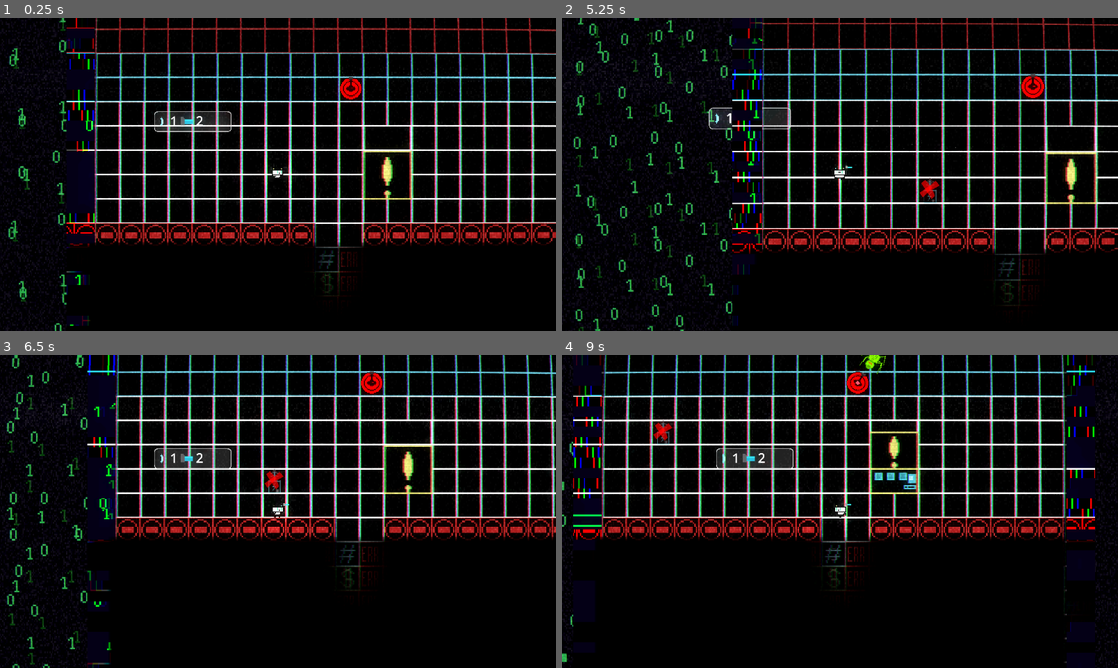
Above: before the commit, frames 1-4 (two rows, left to right).
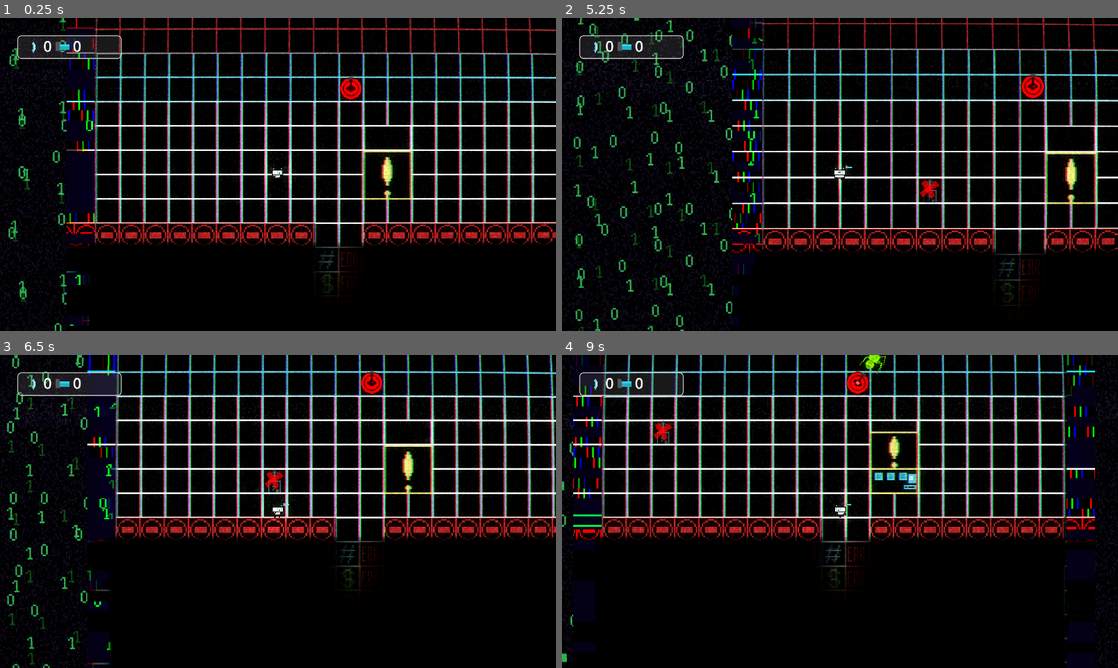
Above: after the commit, the same moments.

Repository: LexMalch/DebagerNew
Game: Godot game, scene res://scene/main/main.tscn
Same seed, same stepped clock (60 frames per second), same inputs: the game is played once before the commit and once after it.
Inputs (mouse positions are in pixels of both pictures, inside the frame that each line leads up to):
- Up to frame 1 (0.25 s): no input
- Up to frame 2 (5.25 s): move the mouse to (962, 158) at 0.52 s; hold D (right) 0.53-1.28 s; hold 3 (build_mode) 0.53-1.28 s; move the mouse to (728, 190) at 1.27 s; hold S (down) 1.28-2.03 s; tap 1 (dig_mode) at 1.35 s; move the mouse to (895, 105) at 2.02 s; hold D (right) 2.03-2.78 s; tap E (interact) at 2.1 s; move the mouse to (812, 237) at 2.77 s; hold W (up) 2.78-3.53 s; click (812, 237) at 2.85 s; move the mouse to (1006, 221) at 3.52 s; hold Right mouse button (rmb) 3.53-4.28 s; hold A (left) 3.53-5.03 s; move the mouse to (673, 127) at 4.27 s; tap Q (switch) at 4.35 s; move the mouse to (867, 174) at 5.02 s; hold S (down) from 5.03 s (still down); tap Mouse wheel up (zoom_in) at 5.1 s
- Up to frame 3 (6.5 s): move the mouse to (194, 433) at 5.77 s; release S (down) at 5.78 s; hold D (right) from 5.78 s (still down); tap Mouse wheel down (zoom_out) at 5.85 s
- Up to frame 4 (9 s): move the mouse to (962, 495) at 6.52 s; release D (right) at 6.53 s; hold W (up) 6.53-7.28 s; hold 3 (build_mode) 6.53-7.28 s; move the mouse to (728, 527) at 7.27 s; hold D (right) 7.28-8.03 s; tap 1 (dig_mode) at 7.35 s; move the mouse to (895, 442) at 8.02 s; hold S (down) 8.03-8.78 s; tap E (interact) at 8.1 s; move the mouse to (812, 574) at 8.77 s; hold A (left) from 8.78 s (still down); click (812, 574) at 8.85 s

The runs differ from the first frame. In frame 1, 1.9% of the frame differs, in the area x 3-42%, y 5-37%; in frame 2, 1.7%; in frame 3, 2.0%; in frame 4, 2.1%.

Commit message:
hfgop[hi

Diff:
--- a/scene/main/main.tscn
+++ b/scene/main/main.tscn
@@ -7,6 +7,7 @@
 [ext_resource type="PackedScene" uid="uid://bhxix5rdtca7p" path="res://scene/player/player.tscn" id="4_b8g54"]
 [ext_resource type="PackedScene" uid="uid://b4prfxi5j7xur" path="res://scene/generator/generator.tscn" id="4_qtsyf"]
 [ext_resource type="Texture2D" uid="uid://dqpcj1awtuhy4" path="res://art/pics/Sprite-0005.png" id="7_b8g54"]
+[ext_resource type="PackedScene" uid="uid://cen4qa4twrnf8" path="res://scene/ui/control.tscn" id="7_n5o2v"]
 [ext_resource type="Texture2D" uid="uid://cl4p6eyl5u1hh" path="res://art/pics/0.png" id="8_onf7c"]
 [ext_resource type="Shader" uid="uid://c4csolk8a1q6q" path="res://scene/main/tv.gdshader" id="10_pidc3"]
 [ext_resource type="Script" uid="uid://cpdj22x03gbfw" path="res://scene/main/spawner.gd" id="11_36wa8"]
@@ -359,6 +360,10 @@
 stream = ExtResource("4_36wa8")
 volume_db = -30.946
 
+[node name="CanvasLayer" type="CanvasLayer" parent="Player"]
+
+[node name="Control" parent="Player/CanvasLayer" instance=ExtResource("7_n5o2v")]
+
 [node name="Generator" parent="." instance=ExtResource("4_qtsyf")]
 unique_name_in_owner = true
 position = Vector2(400, 65)
--- a/scene/player/player.tscn
+++ b/scene/player/player.tscn
@@ -26,7 +26,6 @@
 [ext_resource type="Texture2D" uid="uid://ctaghglah3b3a" path="res://art/player_sorite/player_up7.png" id="24_vl8ci"]
 [ext_resource type="Texture2D" uid="uid://bxxn0uffljwxv" path="res://art/player_sorite/player_up8.png" id="25_ieltc"]
 [ext_resource type="PackedScene" uid="uid://ekti8rrglr4i" path="res://scene/laser/laser.tscn" id="26_04bvi"]
-[ext_resource type="PackedScene" uid="uid://cen4qa4twrnf8" path="res://scene/ui/control.tscn" id="27_nqjai"]
 
 [sub_resource type="SpriteFrames" id="SpriteFrames_fddr8"]
 animations = [{
@@ -191,12 +190,6 @@
 [node name="Camera2D" type="Camera2D" parent="."]
 zoom = Vector2(1.75, 1.75)
 
-[node name="Control" parent="Camera2D" instance=ExtResource("27_nqjai")]
-offset_left = -183.0
-offset_top = -103.0
-offset_right = -183.0
-offset_bottom = -103.0
-
 [node name="suck" type="Area2D" parent="."]
 collision_layer = 0
 collision_mask = 8
--- /dev/null
+++ b/scene/ui/control.gd
@@ -0,0 +1,4 @@
+extends Control
+func _physics_process(delta: float) -> void:
+	$MarginContainer/PanelContainer/MarginContainer/HBoxContainer/dollors.text = str(Globals.dollors)
+	$MarginContainer/PanelContainer/MarginContainer/HBoxContainer/reshetkas.text = str(Globals.reshetkas)
--- a/scene/ui/control.tscn
+++ b/scene/ui/control.tscn
@@ -1,6 +1,7 @@
-[gd_scene load_steps=4 format=3 uid="uid://cen4qa4twrnf8"]
+[gd_scene load_steps=5 format=3 uid="uid://cen4qa4twrnf8"]
 
 [ext_resource type="Texture2D" uid="uid://mjs5a7ibwmeq" path="res://scene/laser/sprite/laser_touch1.png" id="1_lobh0"]
+[ext_resource type="Script" uid="uid://c6ieu61ykp15k" path="res://scene/ui/control.gd" id="1_opgnf"]
 [ext_resource type="Texture2D" uid="uid://oy85gqnrft7a" path="res://scene/laser/sprite/laser_use1.png" id="2_opgnf"]
 
 [sub_resource type="StyleBoxFlat" id="StyleBoxFlat_8a5jq"]
@@ -22,6 +23,8 @@
 anchor_bottom = 1.0
 grow_horizontal = 2
 grow_vertical = 2
+scale = Vector2(2, 2)
+script = ExtResource("1_opgnf")
 
 [node name="MarginContainer" type="MarginContainer" parent="."]
 layout_mode = 0
@@ -33,7 +36,7 @@
 theme_override_constants/margin_bottom = 5
 
 [node name="PanelContainer" type="PanelContainer" parent="MarginContainer"]
-custom_minimum_size = Vector2(100, 25)
+custom_minimum_size = Vector2(120, 25)
 layout_mode = 2
 theme_override_styles/panel = SubResource("StyleBoxFlat_8a5jq")
 
@@ -43,12 +46,14 @@
 [node name="HBoxContainer" type="HBoxContainer" parent="MarginContainer/PanelContainer/MarginContainer"]
 custom_minimum_size = Vector2(100, 25)
 layout_mode = 2
+size_flags_horizontal = 4
+size_flags_vertical = 4
 
 [node name="TextureRect" type="TextureRect" parent="MarginContainer/PanelContainer/MarginContainer/HBoxContainer"]
 layout_mode = 2
 texture = ExtResource("1_lobh0")
 
-[node name="Label" type="Label" parent="MarginContainer/PanelContainer/MarginContainer/HBoxContainer"]
+[node name="dollors" type="Label" parent="MarginContainer/PanelContainer/MarginContainer/HBoxContainer"]
 layout_mode = 2
 text = "1"
 
@@ -56,6 +61,6 @@
 layout_mode = 2
 texture = ExtResource("2_opgnf")
 
-[node name="Label2" type="Label" parent="MarginContainer/PanelContainer/MarginContainer/HBoxContainer"]
+[node name="reshetkas" type="Label" parent="MarginContainer/PanelContainer/MarginContainer/HBoxContainer"]
 layout_mode = 2
 text = "2"
Not shown: 1 places in scene/main/main.tscn that only renumber resources
Not shown: 1 places in scene/player/player.tscn that only renumber resources
Not shown, added: scene/ui/control.gd.uid
